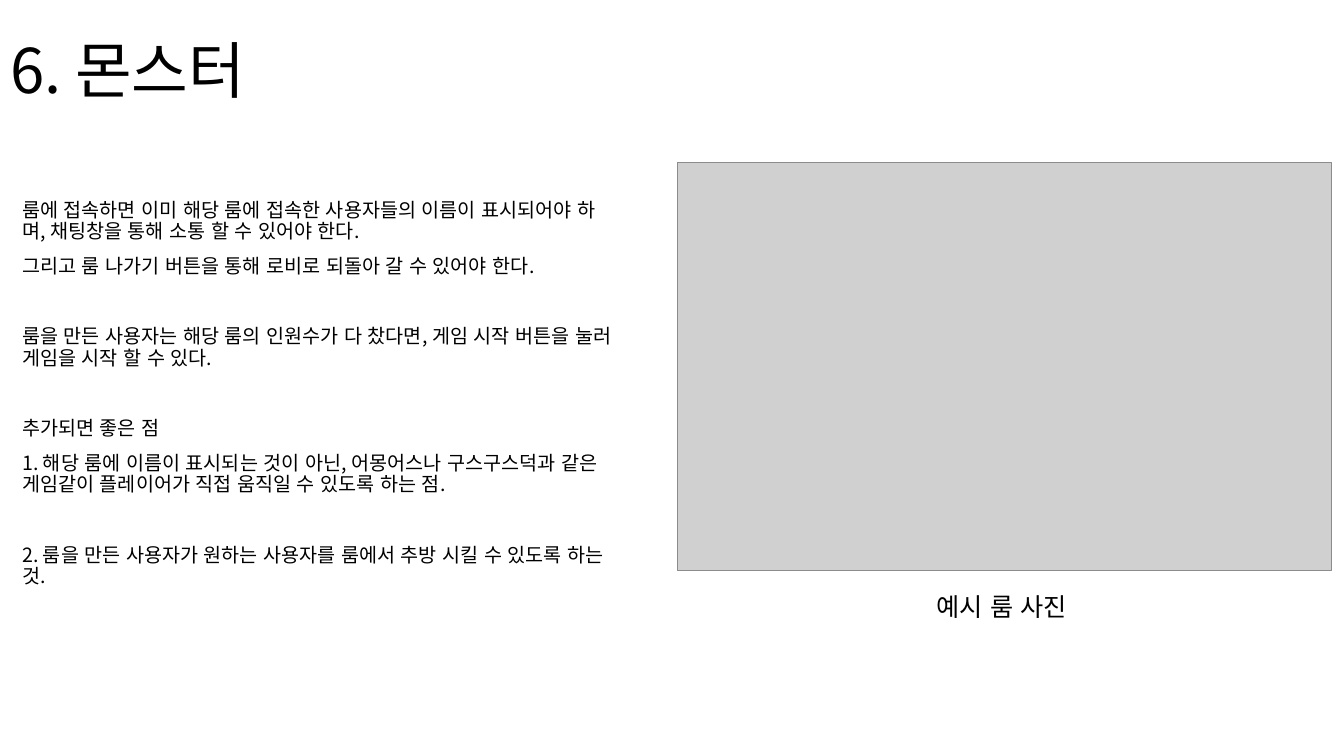
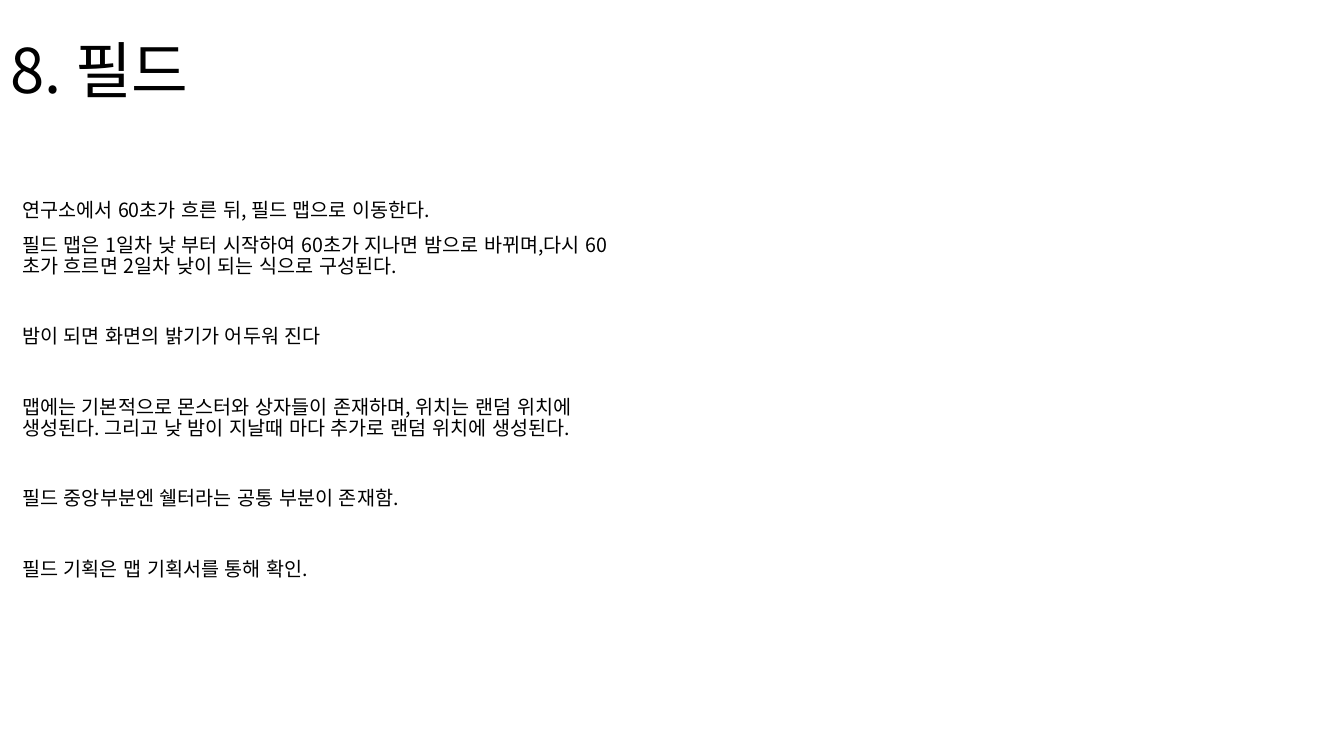
Before and after one commit to TRASHES0/MAFIA_60SECs, a slide deck: slide 9 of 기획/TRASHES 시스템 기획서.pptx (slide 10 before the commit). Drawn at 1344x756 pixels with LibreOffice and Linux fonts; fonts in the diff are those of the drawing; grey boxes stand for pictures. Boxes give left, top, right and bottom in pixels: in the first picture for what was removed or moved away, otherwise in the second. Text is boxed around its words. In the diff, an @@ line names an element or a change of style, - is before the commit and + after.

```diff
--- a/기획/TRASHES 시스템 기획서.pptx
+++ b/기획/TRASHES 시스템 기획서.pptx
@@ title at (10,42,188,98): text changed @@
-6. 몬스터
+8. 필드
@@ picture removed at (679,162,1333,571) @@
@@ text at (22,200,580,578): text changed @@
-룸에 접속하면 이미 해당 룸에 접속한 사용자들의 이름이 표시되어야 하며, 채팅창을 통해 소통 할 수 있어야 한다.
-그리고 룸 나가기 버튼을 통해 로비로 되돌아 갈 수 있어야 한다.
-룸을 만든 사용자는 해당 룸의 인원수가 다 찼다면, 게임 시작 버튼을 눌러 게임을 시작 할 수 있다.
-추가되면 좋은 점
-1. 해당 룸에 이름이 표시되는 것이 아닌, 어몽어스나 구스구스덕과 같은 게임같이 플레이어가 직접 움직일 수 있도록 하는 점.
-2. 룸을 만든 사용자가 원하는 사용자를 룸에서 추방 시킬 수 있도록 하는 것.
+연구소에서 60초가 흐른 뒤, 필드 맵으로 이동한다.
+필드 맵은 1일차 낮 부터 시작하여 60초가 지나면 밤으로 바뀌며,다시 60초가 흐르면 2일차 낮이 되는 식으로 구성된다.
+밤이 되면 화면의 밝기가 어두워 진다
+맵에는 기본적으로 몬스터와 상자들이 존재하며, 위치는 랜덤 위치에 생성된다. 그리고 낮 밤이 지날때 마다 추가로 랜덤 위치에 생성된다.
+필드 중앙부분엔 쉘터라는 공통 부분이 존재함.
+필드 기획은 맵 기획서를 통해 확인.
@@ text removed at (937,595,1066,618) @@
-예시 룸 사진
```
Also in this commit, not shown: 7 other slides changed, 2 slides added, 3 slides removed.
